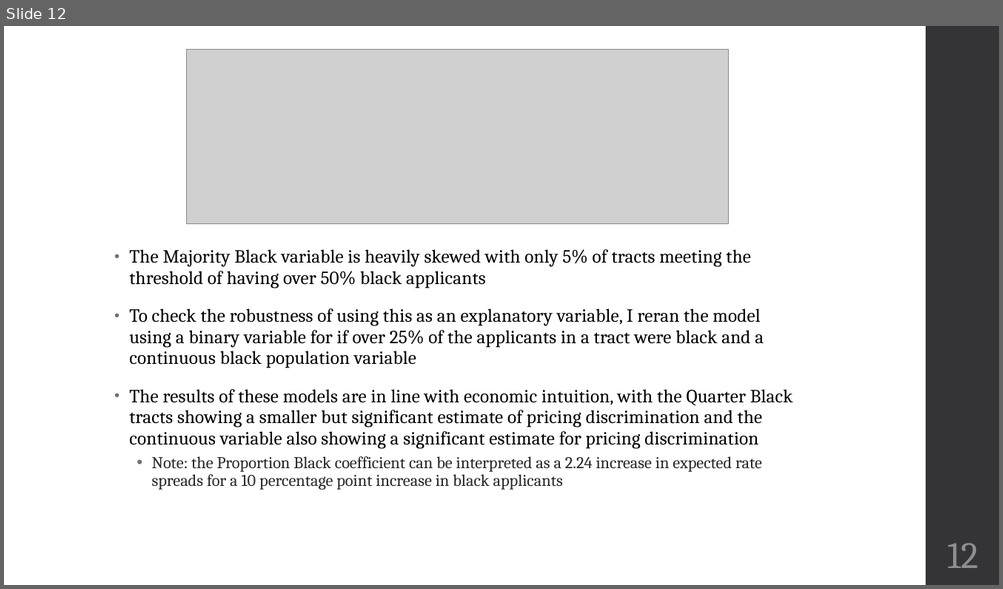
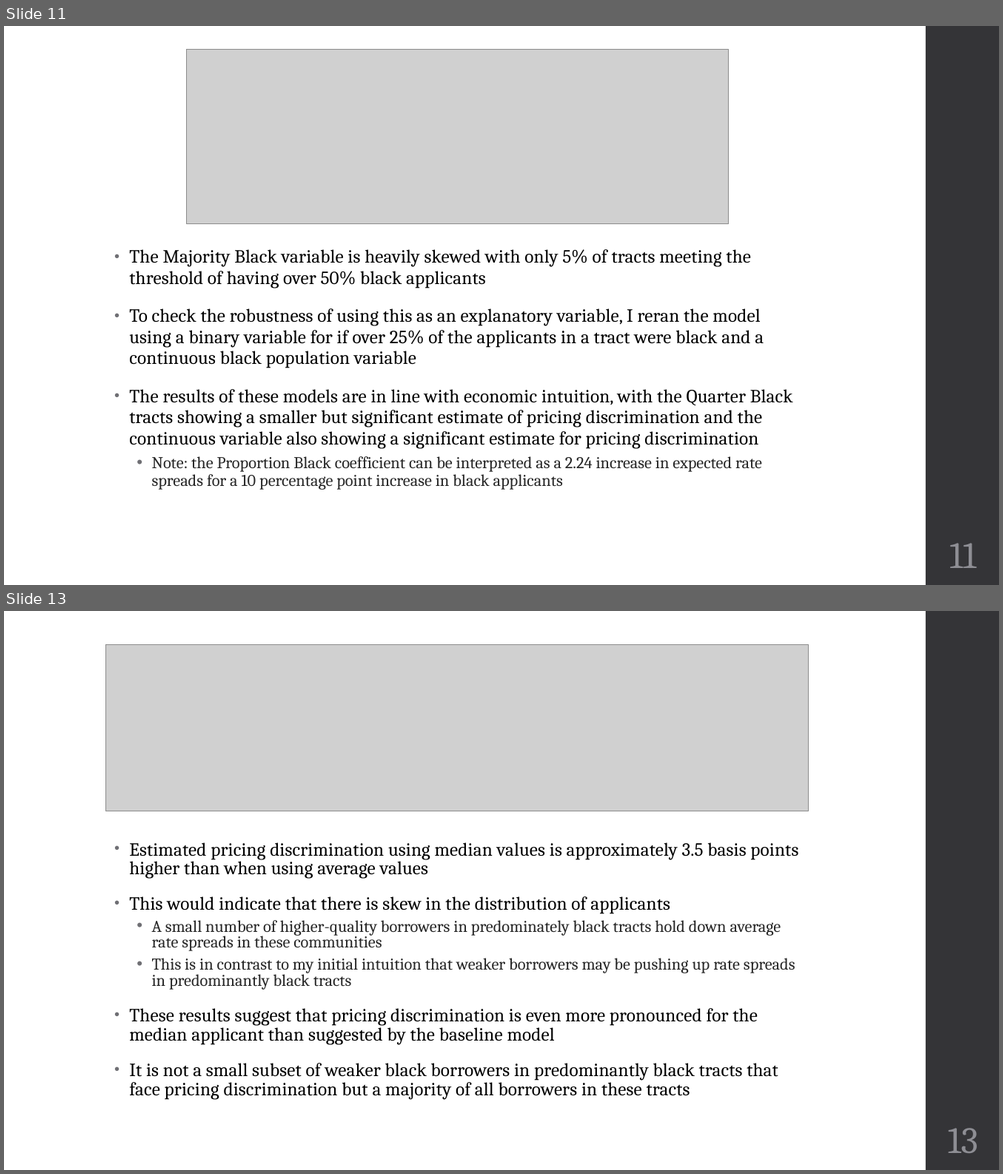
Before and after one commit to man44duke/Thesis, a slide deck: Paper/Checkpoints/02-06 Checkin.pptx. Shown one above the other, each under a label of ours: slide 12 before the commit, slides 11 and 13 after it; the slides between them are not shown. The pictures are 1003x589 and 1003x1174 pixels, drawn with LibreOffice and Linux fonts; fonts in the diff are those of the drawing; grey boxes stand for pictures. Boxes give left, top, right and bottom in pixels: in the first picture for what was removed or moved away, otherwise in the second. Text is boxed around its words. In the diff, an @@ line names an element or a change of style, - is before the commit and + after.

```diff
--- a/Paper/Checkpoints/02-06 Checkin.pptx
+++ b/Paper/Checkpoints/02-06 Checkin.pptx
@@ slide 13 added at <box>4,611,999,1170</box>, background #FFFFFF; not listed: 1 template element that a slide beside it also shows @@
@@ picture added at <box>105,644,808,811</box> @@
@@ text added at <box>129,843,798,1100</box>, 18 pt, text #000000 @@
+• Estimated pricing discrimination using median values is approximately 3.5 basis points higher than when using average values
+• This would indicate that there is skew in the distribution of applicants
+  • A small number of higher-quality borrowers in predominately black tracts hold down average rate spreads in these communities
+  • This is in contrast to my initial intuition that weaker borrowers may be pushing up rate spreads in predominantly black tracts
+• These results suggest that pricing discrimination is even more pronounced for the median applicant than suggested by the baseline model
+• It is not a small subset of weaker black borrowers in predominantly black tracts that face pricing discrimination but a majority of all borrowers in these tracts
@@ page number added at <box>948,1128,978,1153</box>, 36 pt, text #8E8E94 @@
+13
@@ what was slide 12 is now slide 11 @@
@@ page number at <box>949,543,976,568</box>: text changed @@
-12
+11
```
Also in this commit, not shown: 1 other slide added, 3 slides removed, 6 other files.
